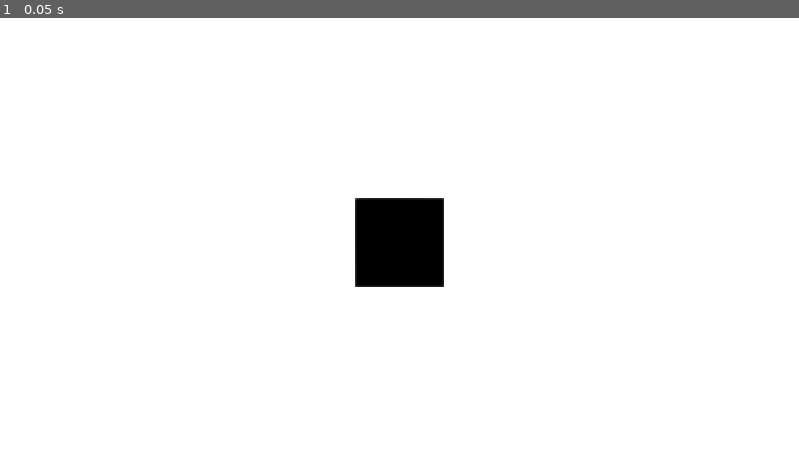
Above: before the commit, frame 1.
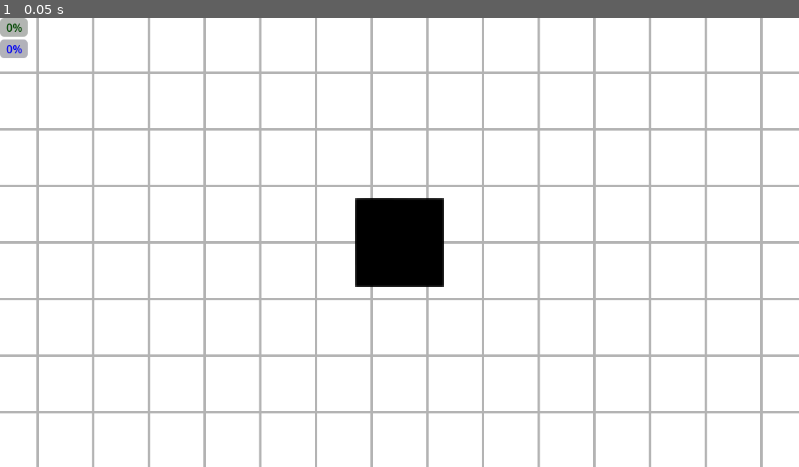
Above: after the commit, the same moment.

Repository: adityakumar-271314/Project-BIOS
Game: Godot game, scene res://scenes/main.tscn
Same seed, same stepped clock (60 frames per second), same inputs: the game is played once before the commit and once after it.
Inputs:
- Up to frame 1 (0.05 s): no input

The runs differ from the first frame. In frame 1, 8.6% of the frame differs, in the area x 0-100%, y 0-100%.

Commit message:
Added real-time Diagnostic UI and coordinate grid for movement tracking

Diff:
--- a/simulation/Survival Sim/scenes/Agent.tscn
+++ b/simulation/Survival Sim/scenes/Agent.tscn
@@ -1,51 +1,63 @@
-[gd_scene format=3 uid="uid://bc6xuva503vln"]
+[gd_scene format=3 uid="uid://wes1oy7p0j2f"]
 
-[ext_resource type="Script" uid="uid://c1n1ef7a48cjj" path="res://scripts/character_body_2d.gd" id="1_h5bnm"]
-[ext_resource type="Texture2D" uid="uid://ri7hsy3tbdw6" path="res://Assests/black.png" id="2_c810y"]
+[ext_resource type="Script" uid="uid://5k25ydtqnpby" path="res://scripts/character_body_2d.gd" id="1_7e1ma"]
+[ext_resource type="Texture2D" uid="uid://ri7hsy3tbdw6" path="res://Assests/black.png" id="2_u0ubg"]
 
-[sub_resource type="RectangleShape2D" id="RectangleShape2D_ig7tw"]
-size = Vector2(64, 64)
+[sub_resource type="RectangleShape2D" id="RectangleShape2D_jyhfs"]
+size = Vector2(62, 62)
 
-[sub_resource type="GDScript" id="GDScript_7e1ma"]
-script/source = "extends RayCast2D
+[node name="CharacterBody2D" type="CharacterBody2D" unique_id=989377595]
+script = ExtResource("1_7e1ma")
 
+[node name="CanvasLayer" type="CanvasLayer" parent="." unique_id=478933091]
 
-# Called when the node enters the scene tree for the first time.
-func _ready() -> void:
-	pass # Replace with function body.
+[node name="VBoxContainer" type="VBoxContainer" parent="CanvasLayer" unique_id=1097718854]
+offset_right = 40.0
+offset_bottom = 40.0
 
+[node name="EnergyBar" type="ProgressBar" parent="CanvasLayer/VBoxContainer" unique_id=888689722]
+self_modulate = Color(0, 0.29411766, 0, 1)
+z_index = 5
+layout_mode = 2
 
-# Called every frame. 'delta' is the elapsed time since the previous frame.
-func _process(delta: float) -> void:
-	pass
-"
+[node name="Energy" type="Label" parent="CanvasLayer/VBoxContainer/EnergyBar" unique_id=1383720641]
+modulate = Color(0, 0.29411766, 0, 1)
+z_index = 5
+layout_mode = 0
+offset_left = 147.0
+offset_right = 234.0
+offset_bottom = 23.0
 
-[node name="CharacterBody2D" type="CharacterBody2D" unique_id=731061817]
-position = Vector2(576, 324)
-motion_mode = 1
-script = ExtResource("1_h5bnm")
+[node name="IntegrityBar" type="ProgressBar" parent="CanvasLayer/VBoxContainer" unique_id=2045947710]
+self_modulate = Color(0, 0, 1, 1)
+z_index = 5
+layout_mode = 2
 
-[node name="Sprite2D" type="Sprite2D" parent="." unique_id=861764582]
-position = Vector2(-4.2915344e-06, 0)
-scale = Vector2(0.99999917, 1)
-texture = ExtResource("2_c810y")
+[node name="Integrity" type="Label" parent="CanvasLayer/VBoxContainer/IntegrityBar" unique_id=1681002262]
+modulate = Color(0, 0, 1, 1)
+z_index = 5
+layout_mode = 0
+offset_left = 148.0
+offset_top = 2.0
+offset_right = 235.0
+offset_bottom = 25.0
 
-[node name="CollisionShape2D" type="CollisionShape2D" parent="." unique_id=743525370]
-position = Vector2(0, -0.25)
-scale = Vector2(0.99999946, 0.99999946)
-shape = SubResource("RectangleShape2D_ig7tw")
+[node name="Action" type="Label" parent="CanvasLayer/VBoxContainer" unique_id=1370181133]
+modulate = Color(0.8509804, 0.2784314, 0, 1)
+z_index = 5
+layout_mode = 2
 
-[node name="Camera2D" type="Camera2D" parent="." unique_id=58267554]
+[node name="Stress" type="Label" parent="CanvasLayer/VBoxContainer" unique_id=727207019]
+modulate = Color(0.56078434, 0, 1, 1)
+z_index = 5
+layout_mode = 2
+
+[node name="Sprite2D" type="Sprite2D" parent="." unique_id=1930465531]
+z_index = 10
+texture = ExtResource("2_u0ubg")
+
+[node name="CollisionShape2D" type="CollisionShape2D" parent="." unique_id=2010327584]
+shape = SubResource("RectangleShape2D_jyhfs")
+
+[node name="Camera2D" type="Camera2D" parent="." unique_id=963776658]
 zoom = Vector2(2, 2)
-
-[node name="Centre-Ray" type="RayCast2D" parent="Camera2D" unique_id=464893306]
-scale = Vector2(3.24, 3.24)
-target_position = Vector2(88, 0)
-collide_with_areas = true
-script = SubResource("GDScript_7e1ma")
-
-[node name="Left-Ray" type="RayCast2D" parent="Camera2D" unique_id=1190774323]
-target_position = Vector2(100, -60)
-
-[node name="Right-Ray" type="RayCast2D" parent="Camera2D" unique_id=1467507864]
-target_position = Vector2(100, 60)
--- a/simulation/Survival Sim/scenes/main.tscn
+++ b/simulation/Survival Sim/scenes/main.tscn
@@ -1,6 +1,7 @@
 [gd_scene format=3 uid="uid://cqow47bch5ocs"]
 
-[ext_resource type="PackedScene" uid="uid://bc6xuva503vln" path="res://scenes/Agent.tscn" id="1_o5qli"]
+[ext_resource type="Texture2D" uid="uid://d10cfq0sqlpa1" path="res://Assests/background.jpg" id="1_0wfyh"]
+[ext_resource type="PackedScene" uid="uid://wes1oy7p0j2f" path="res://scenes/Agent.tscn" id="1_sugp2"]
 
 [sub_resource type="RectangleShape2D" id="RectangleShape2D_h2yge"]
 size = Vector2(1239.0006, 38.5)
@@ -10,18 +11,11 @@
 
 [node name="Node2D" type="Node2D" unique_id=1689833882]
 
-[node name="CharacterBody2D" parent="." unique_id=731061817 instance=ExtResource("1_o5qli")]
-
-[node name="ColorRect" type="ColorRect" parent="." unique_id=1216429822]
-z_index = -1
-anchors_preset = -1
-offset_top = -1.0
-offset_right = 1152.0
-offset_bottom = 647.0
-grow_horizontal = 2
-grow_vertical = 2
+[node name="CharacterBody2D" parent="." unique_id=989377595 instance=ExtResource("1_sugp2")]
+position = Vector2(576, 324)
 
 [node name="wall3" type="StaticBody2D" parent="." unique_id=930364635]
+visible = false
 position = Vector2(0, 649)
 
 [node name="ColorRect" type="ColorRect" parent="wall3" unique_id=1182246570]
@@ -36,6 +30,7 @@
 shape = SubResource("RectangleShape2D_h2yge")
 
 [node name="wall4" type="StaticBody2D" parent="." unique_id=516073187]
+visible = false
 position = Vector2(-40, -5)
 
 [node name="ColorRect" type="ColorRect" parent="wall4" unique_id=1370287937]
@@ -51,6 +46,7 @@
 shape = SubResource("RectangleShape2D_h2yge")
 
 [node name="wall" type="StaticBody2D" parent="." unique_id=2030895725]
+visible = false
 position = Vector2(-5.9604645e-08, -0.99999976)
 scale = Vector2(0.99999994, 0.99999994)
 
@@ -61,11 +57,12 @@
 
 [node name="ColorRect" type="ColorRect" parent="wall" unique_id=2027312473]
 offset_left = -44.000004
-offset_top = 0.9999998
+offset_top = 0.9999999
 offset_bottom = 689.0
 color = Color(0.6666667, 0.99215686, 1, 1)
 
 [node name="wall2" type="StaticBody2D" parent="." unique_id=1291158145]
+visible = false
 position = Vector2(1152, 2.3841858e-07)
 scale = Vector2(0.99999994, 0.99999994)
 
@@ -78,3 +75,15 @@
 position = Vector2(21.75, 323.2498)
 scale = Vector2(0.99999726, 0.99999726)
 shape = SubResource("RectangleShape2D_0xm2m")
+
+[node name="TextureRect" type="TextureRect" parent="." unique_id=2125064197]
+z_index = -10
+anchors_preset = 15
+anchor_right = 1.0
+anchor_bottom = 1.0
+offset_right = 1152.0
+offset_bottom = 648.0
+grow_horizontal = 2
+grow_vertical = 2
+texture = ExtResource("1_0wfyh")
+expand_mode = 1
--- a/simulation/Survival Sim/scripts/character_body_2d.gd
+++ b/simulation/Survival Sim/scripts/character_body_2d.gd
@@ -17,79 +17,84 @@
 	#move_and_slide()
 	#print("Velocity: ", velocity, " | Position: ", global_position)
 
-#
+
+
+# 1. UI Node References
+@onready var energy_bar = $CanvasLayer/VBoxContainer/EnergyBar
+@onready var integrity_bar = $CanvasLayer/VBoxContainer/IntegrityBar
+@onready var action_label = $CanvasLayer/VBoxContainer/Action
+@onready var stress_label = $CanvasLayer/VBoxContainer/Stress
+@onready var energy_label = $CanvasLayer/VBoxContainer/EnergyBar/Energy
+@onready var integrity_label = $CanvasLayer/VBoxContainer/IntegrityBar/Integrity
+
+# 2. Connection Variables
 var socket = StreamPeerTCP.new()
 var server_address = "127.0.0.1"
 var server_port = 9999
 
-var stats = {"energy": 100, "integrity": 100, "action": "WAITING"}
-
-# Timer logic to avoid spamming the Python server
-var tick_rate = 0.1 # 10 times per second
+# 3. Local State
+var stats = {"energy": 100, "integrity": 100, "action": "WAITING", "stress": 0.0}
+var tick_rate = 0.1
 var tick_timer = 0.0
 
 func _ready():
-	var err = socket.connect_to_host(server_address, server_port)
-	if err != OK:
-		print("Attempting to connect to Brain Server...")
+	socket.connect_to_host(server_address, server_port)
 
 func _process(delta):
 	socket.poll()
 	var state = socket.get_status()
 
 	if state == StreamPeerTCP.STATUS_CONNECTED:
-		# --- PHASE 1: SEND DATA (Timed) ---
 		tick_timer += delta
 		if tick_timer >= tick_rate:
 			tick_timer = 0.0
 			send_world_state()
-
-		# --- PHASE 2: RECEIVE DATA ---
 		receive_brain_decisions()
-
-	elif state == StreamPeerTCP.STATUS_ERROR or state == StreamPeerTCP.STATUS_NONE:
-		# Basic auto-reconnect logic
+	elif state != StreamPeerTCP.STATUS_CONNECTING:
 		socket.connect_to_host(server_address, server_port)
 
 func send_world_state():
-	# Gather current data (Update these variables as you add Area2Ds)
-	var sensory_input = {
-		"hazard": 0.0,
-		"food": 0.0
-	}
-
-	# Pack and send with newline delimiter
+	var sensory_input = {"hazard": 0.0, "food": 0.0}
 	var packet = JSON.stringify(sensory_input) + "\n"
 	socket.put_data(packet.to_utf8_buffer())
 
 func receive_brain_decisions():
-	var available_bytes = socket.get_available_bytes()
-	if available_bytes > 0:
-		var raw_data = socket.get_utf8_string(available_bytes)
+	# Use a while loop to ensure we clear the buffer if multiple packets arrived
+	while socket.get_available_bytes() > 0:
+		var raw_data = socket.get_utf8_string(socket.get_available_bytes())
 		var messages = raw_data.split("\n", false)
-
 		for msg in messages:
 			var json = JSON.new()
-			var error = json.parse(msg)
-			if error == OK:
+			if json.parse(msg) == OK:
 				stats = json.get_data()
-				execute_decision(stats["action"])
-			else:
-				print("JSON Parse Error: ", json.get_error_message(), " in: ", msg)
+				update_ui(stats) # Update visual bars/text
+				execute_decision(stats["action"]) # Move the box
+
+func update_ui(data):
+	# Using 'data.get()' is safer—it won't crash if a key is missing
+	energy_label.text = "Energy"
+	integrity_label.text = "Integrity"
+	energy_bar.value = data.get("energy", 0)
+	integrity_bar.value = data.get("integrity", 0)
+
+	action_label.text = "ACTION: " + str(data.get("action", "IDLE"))
+	# snapped() rounds the float for readability
+	stress_label.text = "STRESS: " + str(snapped(data.get("stress", 0), 0.01))
+
+	# Visual Feedback
+	if energy_bar.value < 30:
+		energy_bar.modulate = Color(1, 0, 0) # Red
+	else:
+		energy_bar.modulate = Color(1, 1, 1) # White
 
 func execute_decision(action):
 	var speed = 150
 	velocity = Vector2.ZERO
 
 	match action:
-		"FORAGE":
-			velocity = Vector2(speed, 0)
-		"HIDE":
-			velocity = Vector2(-speed, 0)
-		"REST":
-			velocity = Vector2.ZERO
-		"WANDER":
-			velocity = Vector2(0, speed)
+		"FORAGE": velocity = Vector2(speed, 0)
+		"HIDE": velocity = Vector2(-speed, 0)
+		"REST": velocity = Vector2.ZERO
+		"WANDER": velocity = Vector2(0, speed)
+
 	move_and_slide()
-	if velocity != Vector2.ZERO:
-		print("Action: ", action, " | Pos: ", global_position)
Binary file added: simulation/Survival Sim/Assests/background.jpg
Not shown, changed: simulation/Survival Sim/scripts/character_body_2d.gd.uid
Not shown, changed: README.md
Not shown, changed: core/body.py
Not shown, changed: core/brain.py
Not shown, changed: requirements.txt
